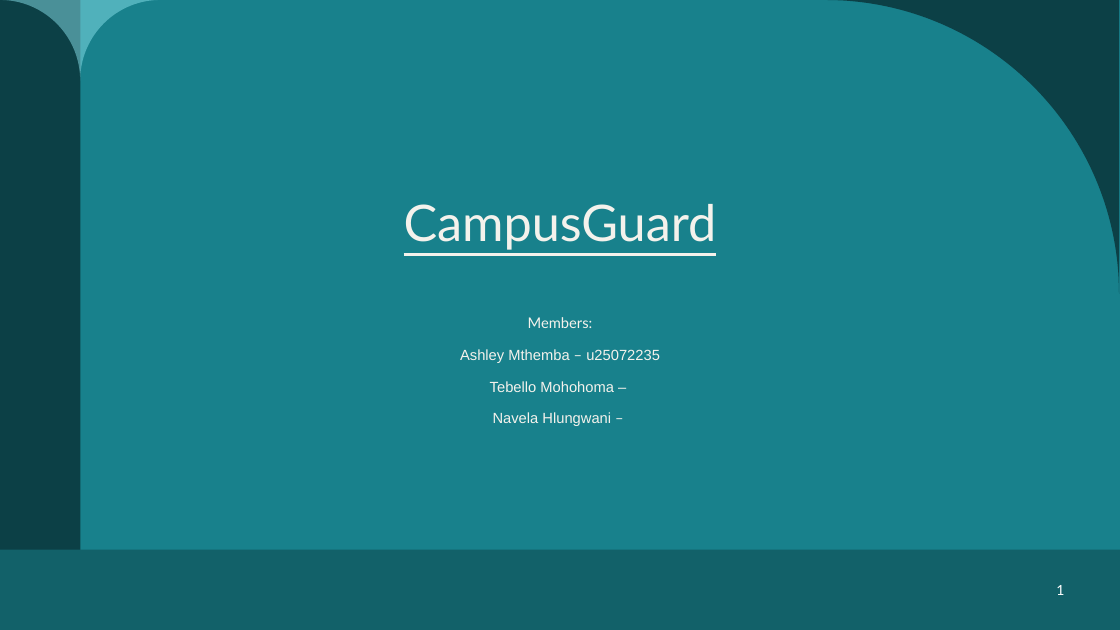
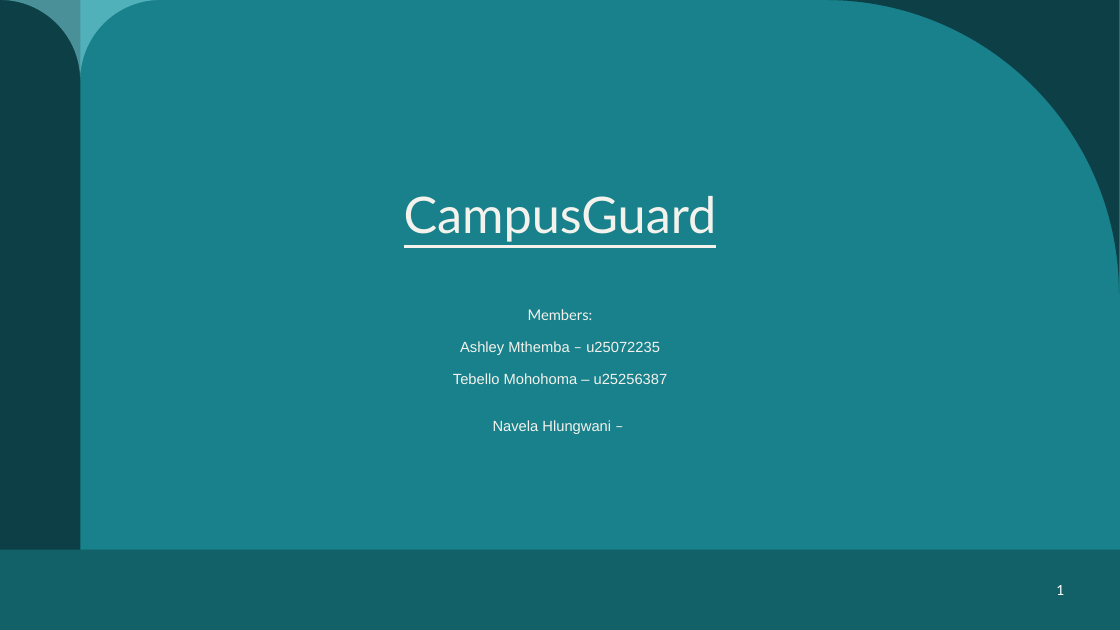
Before and after one commit to Mat6577/COS214_Practical5, a slide deck: slide 1 of docs/Practical_5_Final.pptx. Drawn at 1120x630 pixels with LibreOffice and Linux fonts; fonts in the diff are those of the drawing. Boxes give left, top, right and bottom in pixels: in the first picture for what was removed or moved away, otherwise in the second. Text is boxed around its words. In the diff, an @@ line names an element or a change of style, - is before the commit and + after.

```diff
--- a/docs/Practical_5_Final.pptx
+++ b/docs/Practical_5_Final.pptx
@@ title at (404,196,717,434): text changed @@
-CampusGuard
-Members:
-Ashley Mthemba – u25072235
-Tebello Mohohoma –
-Navela Hlungwani –
+CampusGuard
+Members:
+Ashley Mthemba – u25072235
+Tebello Mohohoma – u25256387
+Navela Hlungwani –
```
Also in this commit, not shown: 3 other slides changed.
